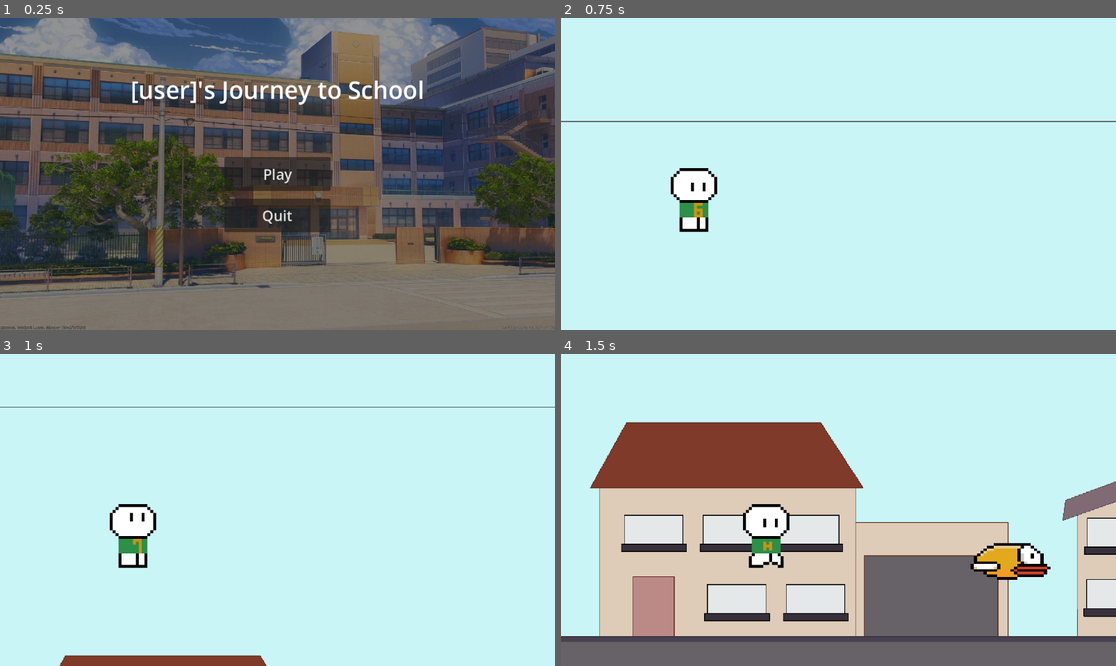
Above: before the commit, frames 1-4 (two rows, left to right).
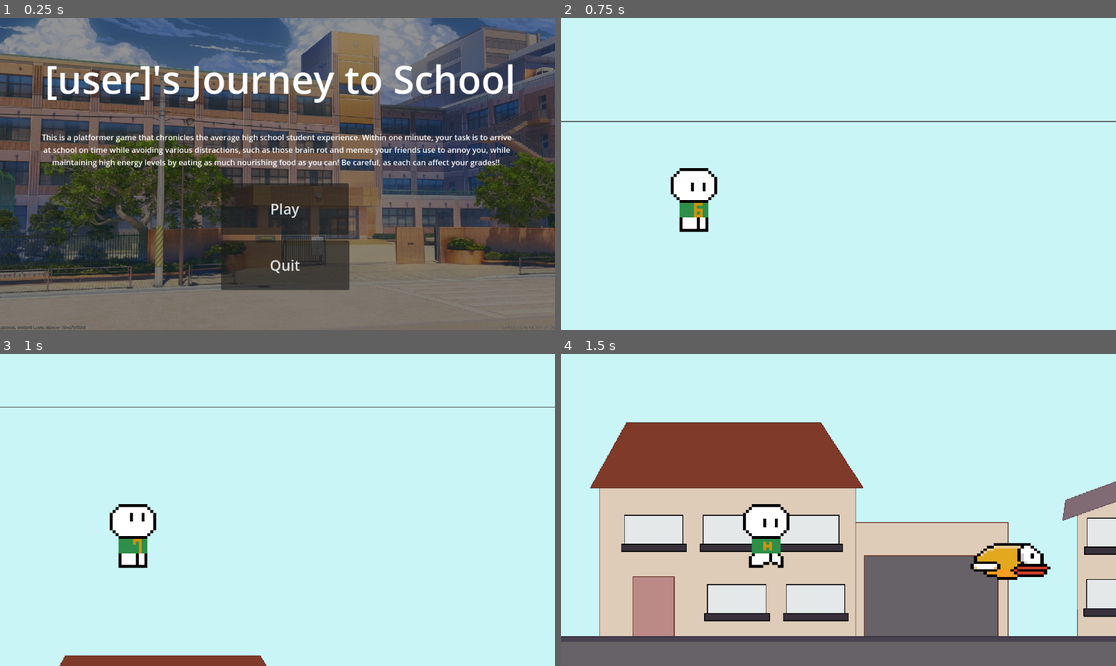
Above: after the commit, the same moments.

Repository: SilentPrincess108/journey-to-school
Game: Godot game, scene res://scenes/titlescreen.tscn
Two runs of this game, one before a commit and one after it. Both use one fixed random seed, a clock stepped at 60 frames per second and the inputs below.
Inputs:
- Up to frame 1 (0.25 s): no input
- Up to frame 2 (0.75 s): click "Play" at 0.5 s
- Up to frame 3 (1 s): no input
- Up to frame 4 (1.5 s): tap Enter at 1.25 s; hold Right (right) from 1.28 s (still down); tap Alt at 1.35 s

The runs differ from the first frame. In frame 1, 12% of the frame differs, in the area x 7-93%, y 14-88%; in frame 2, nothing differs; in frame 3, nothing differs; in frame 4, nothing differs.

Commit message:
update titlescreen

Diff:
--- a/scenes/titlescreen.tscn
+++ b/scenes/titlescreen.tscn
@@ -32,16 +32,35 @@
 anchor_top = 0.5
 anchor_right = 0.5
 anchor_bottom = 0.5
-offset_left = -305.0
-offset_top = -210.0
-offset_right = 305.0
-offset_bottom = -141.0
+offset_left = -503.0
+offset_top = -261.0
+offset_right = 514.0
+offset_bottom = -134.0
 grow_horizontal = 2
 grow_vertical = 2
-theme_override_font_sizes/font_size = 50
+theme_override_font_sizes/font_size = 80
 text = "[user]'s Journey to School"
 horizontal_alignment = 1
 vertical_alignment = 1
+
+[node name="describtion" type="Label" parent="."]
+layout_mode = 1
+anchors_preset = -1
+anchor_left = 0.5
+anchor_top = 0.46300003
+anchor_right = 0.5
+anchor_bottom = 0.46300003
+offset_left = -491.0
+offset_top = -90.02402
+offset_right = 489.0
+offset_bottom = 63.975983
+grow_horizontal = 2
+grow_vertical = 2
+text = "This is a platformer game that chronicles the average high school student experience. Within one minute, your task is to arrive at school on time while avoiding various distractions, such as those brain rot and memes your friends use to annoy you, while maintaining high energy levels by eating as much nourishing food as you can! Be careful, as each can affect your grades!!
+"
+horizontal_alignment = 1
+vertical_alignment = 1
+autowrap_mode = 2
 
 [node name="playButton" type="Button" parent="."]
 layout_mode = 1
@@ -50,10 +69,10 @@
 anchor_top = 0.5
 anchor_right = 0.5
 anchor_bottom = 0.5
-offset_left = -110.0
-offset_top = -35.0
-offset_right = 110.0
-offset_bottom = 35.0
+offset_left = -117.0
+offset_top = 19.0
+offset_right = 148.0
+offset_bottom = 126.0
 grow_horizontal = 2
 grow_vertical = 2
 theme_override_font_sizes/font_size = 30
@@ -66,10 +85,10 @@
 anchor_top = 0.5
 anchor_right = 0.5
 anchor_bottom = 0.5
-offset_left = -110.0
-offset_top = 51.0
-offset_right = 110.0
-offset_bottom = 121.0
+offset_left = -117.0
+offset_top = 138.0
+offset_right = 149.0
+offset_bottom = 241.0
 grow_horizontal = 2
 grow_vertical = 2
 theme_override_font_sizes/font_size = 30
